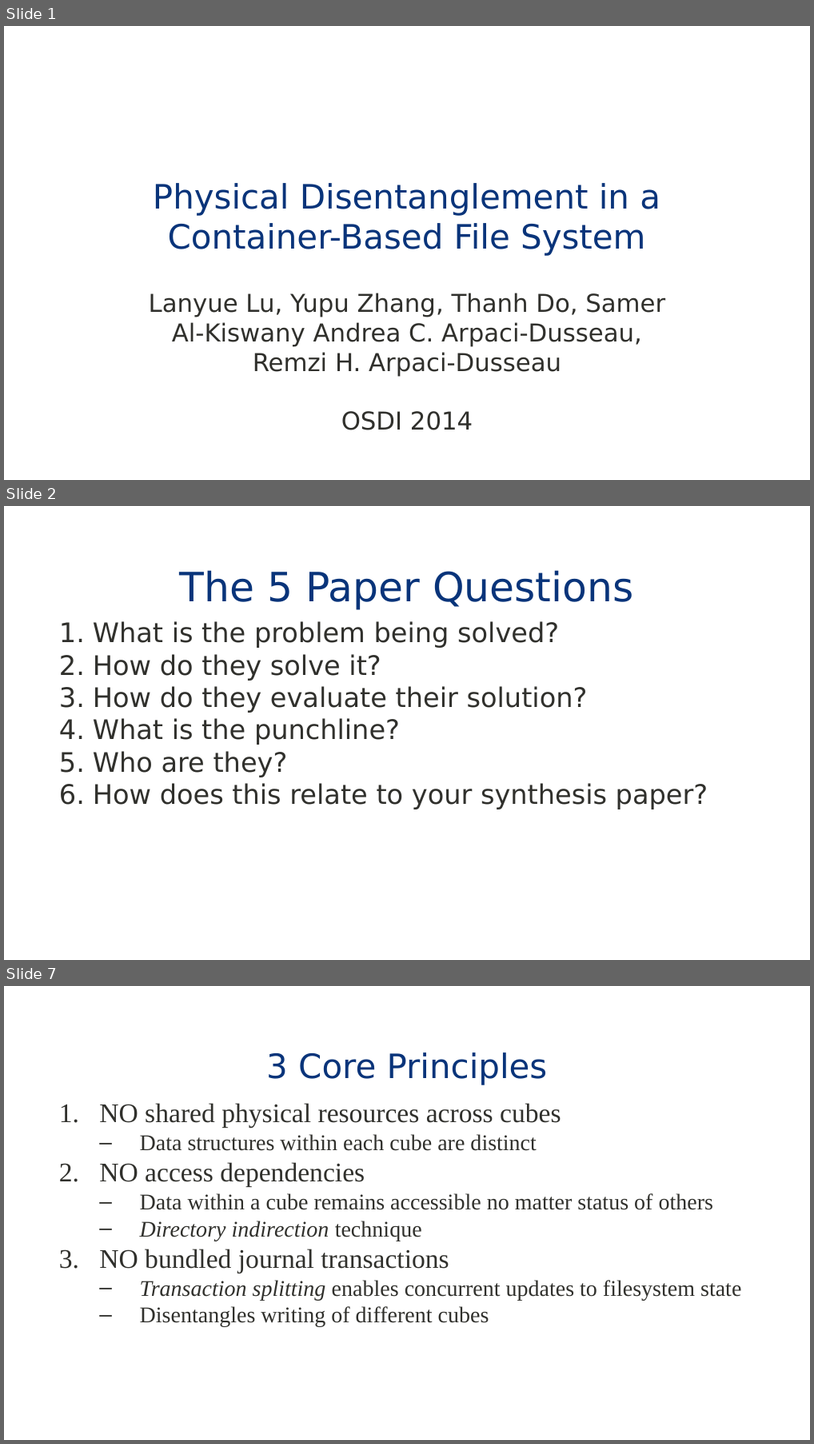
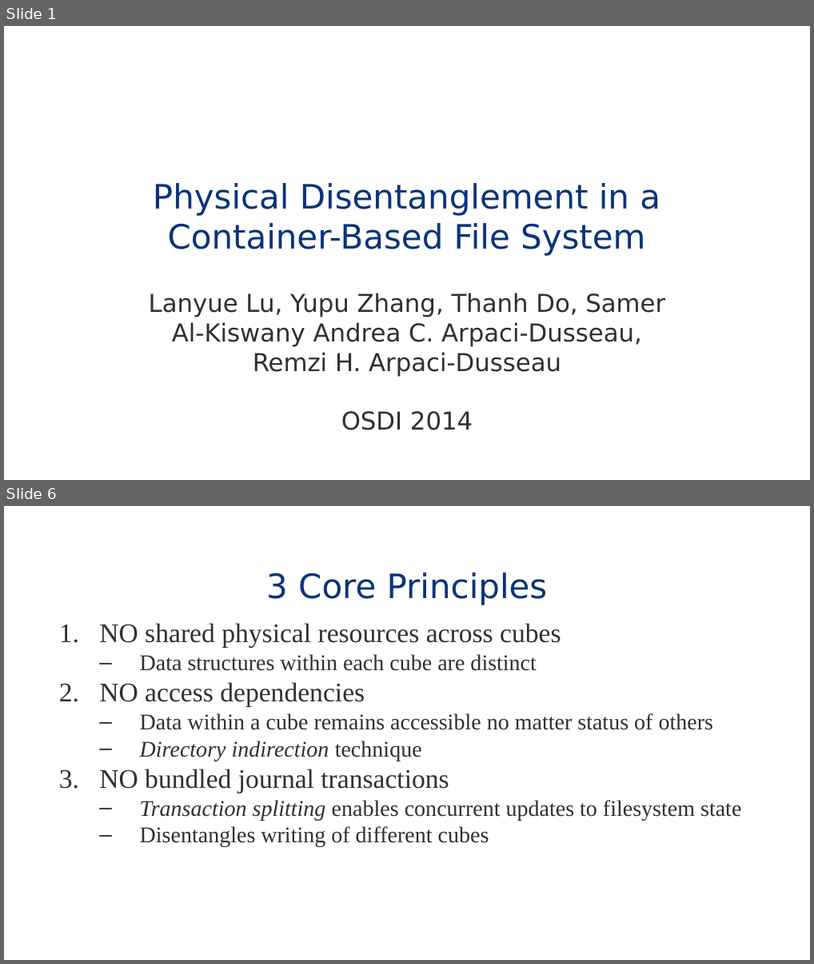
Before and after one commit to eddie-c-davis/cs-advos, a slide deck: presentations/IceFS.pptx. Shown one above the other, each under a label of ours: slides 1, 2 and 7 before the commit, slides 1 and 6 after it; the slides between them are not shown. The pictures are 814x1444 and 814x964 pixels, drawn with LibreOffice and Linux fonts; fonts in the diff are those of the drawing; background and template pictures are left out. Boxes give left, top, right and bottom in pixels: in the first picture for what was removed or moved away, otherwise in the second. Text is boxed around its words. In the diff, an @@ line names an element or a change of style, - is before the commit and + after.

```diff
--- a/presentations/IceFS.pptx
+++ b/presentations/IceFS.pptx
@@ slide 2 removed at bbox=[4, 506, 810, 960], background #FFFFFF; not listed: 1 template element that a slide beside it also shows @@
@@ title removed at bbox=[180, 570, 634, 610] @@
-The 5 Paper Questions
@@ text removed at bbox=[93, 621, 708, 809] @@
-1. What is the problem being solved?
-2. How do they solve it?
-3. How do they evaluate their solution?
-4. What is the punchline?
-5. Who are they?
-6. How does this relate to your synthesis paper?
@@ what was slide 7 is now slide 6 @@
```
Also in this commit, not shown: 6 slides changed, 6 slides added, 7 other slides removed.
